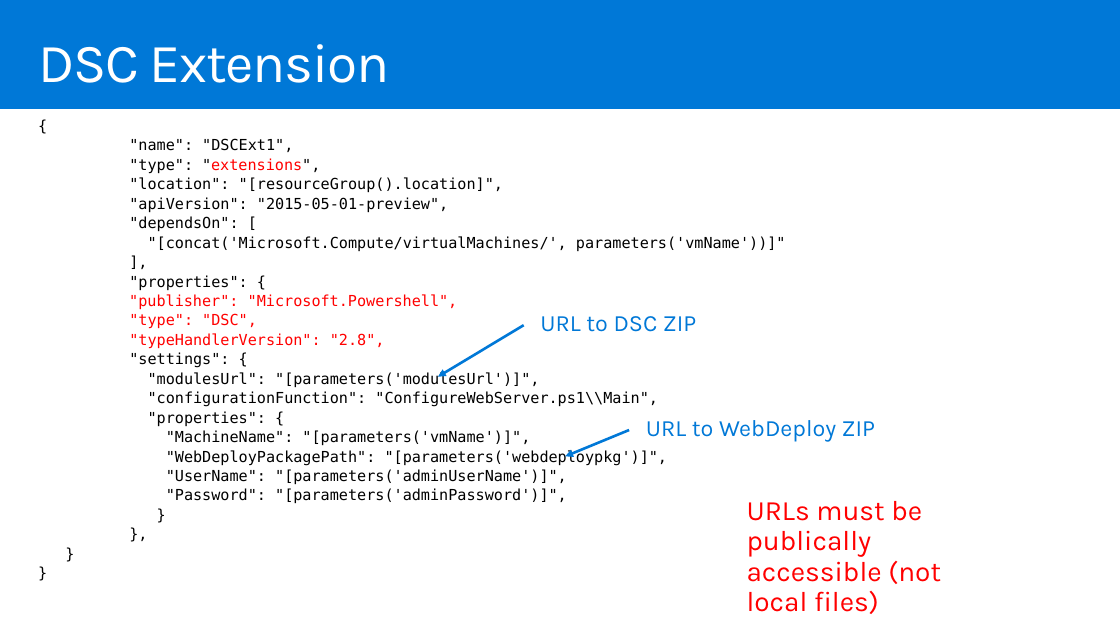
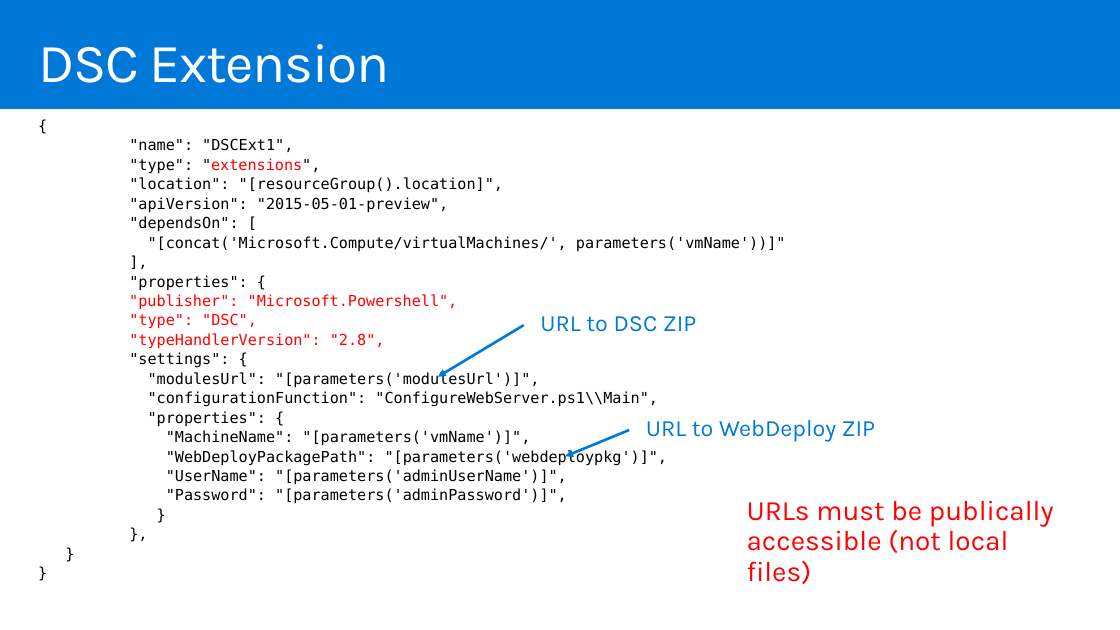
Before and after one commit to mcollier/StirTrek2016, a slide deck: slide 20 of Work on Your ARM Strength.pptx. Drawn at 1120x630 pixels with LibreOffice and Linux fonts; fonts in the diff are those of the drawing. Boxes give left, top, right and bottom in pixels: in the first picture for what was removed or moved away, otherwise in the second. Text is boxed around its words. In the diff, an @@ line names an element or a change of style, - is before the commit and + after.

```diff
--- a/Work on Your ARM Strength.pptx
+++ b/Work on Your ARM Strength.pptx
@@ text "URLs must be publically accessible ..." rewrapped from box(747, 501, 941, 614) to box(747, 500, 1054, 584) @@
```
Also in this commit, not shown: 2 other slides changed, 4 slides added, 1 slide removed, 1 other file.
